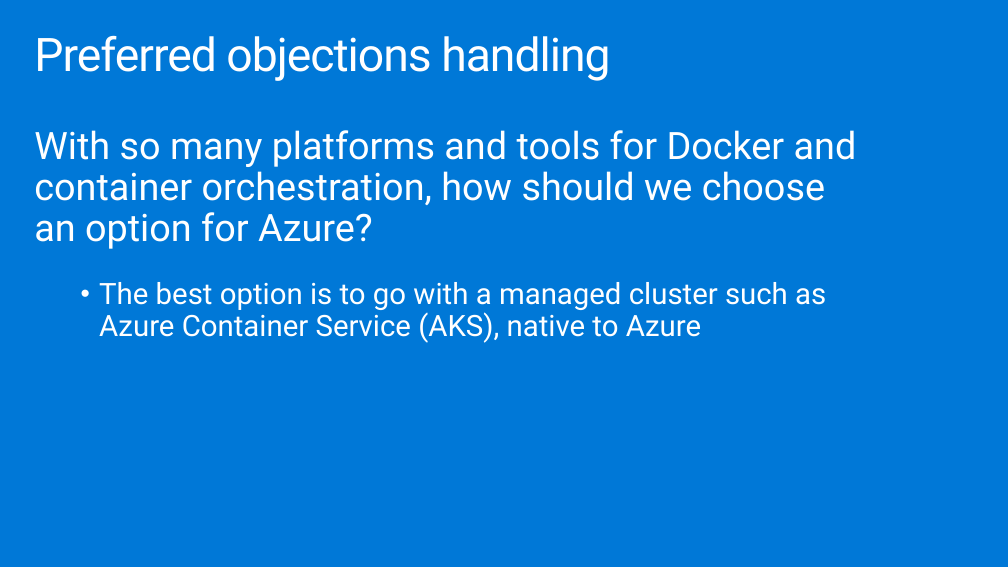
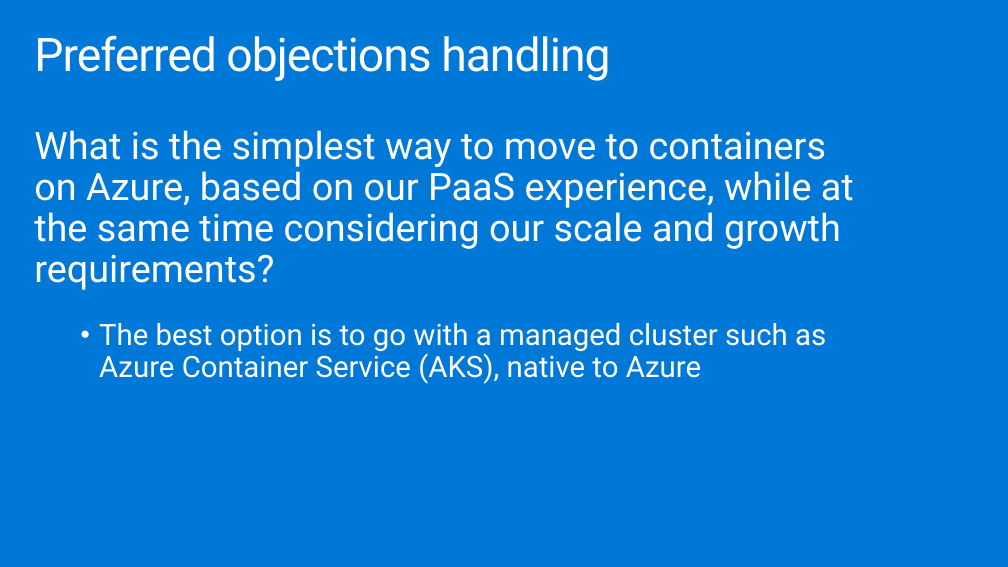
Before and after one commit to yaoshixin007/MCW-Containers-and-DevOps, a slide deck: slide 21 of Whiteboard design session/WDS trainer presentation - Containers and DevOps.pptx (slide 22 before the commit). Drawn at 1008x567 pixels with LibreOffice and Linux fonts; fonts in the diff are those of the drawing. Boxes give left, top, right and bottom in pixels: in the first picture for what was removed or moved away, otherwise in the second. Text is boxed around its words. In the diff, an @@ line names an element or a change of style, - is before the commit and + after.

```diff
--- a/Whiteboard design session/WDS trainer presentation - Containers and DevOps.pptx
+++ b/Whiteboard design session/WDS trainer presentation - Containers and DevOps.pptx
@@ text at bbox=[34, 130, 854, 290]: text changed @@
-With so many platforms and tools for Docker and container orchestration, how should we choose an option for Azure?
+What is the simplest way to move to containers on Azure, based on our PaaS experience, while at the same time considering our scale and growth requirements?
```
Also in this commit, not shown: 8 other slides changed, 1 slide removed, 8 other files.
